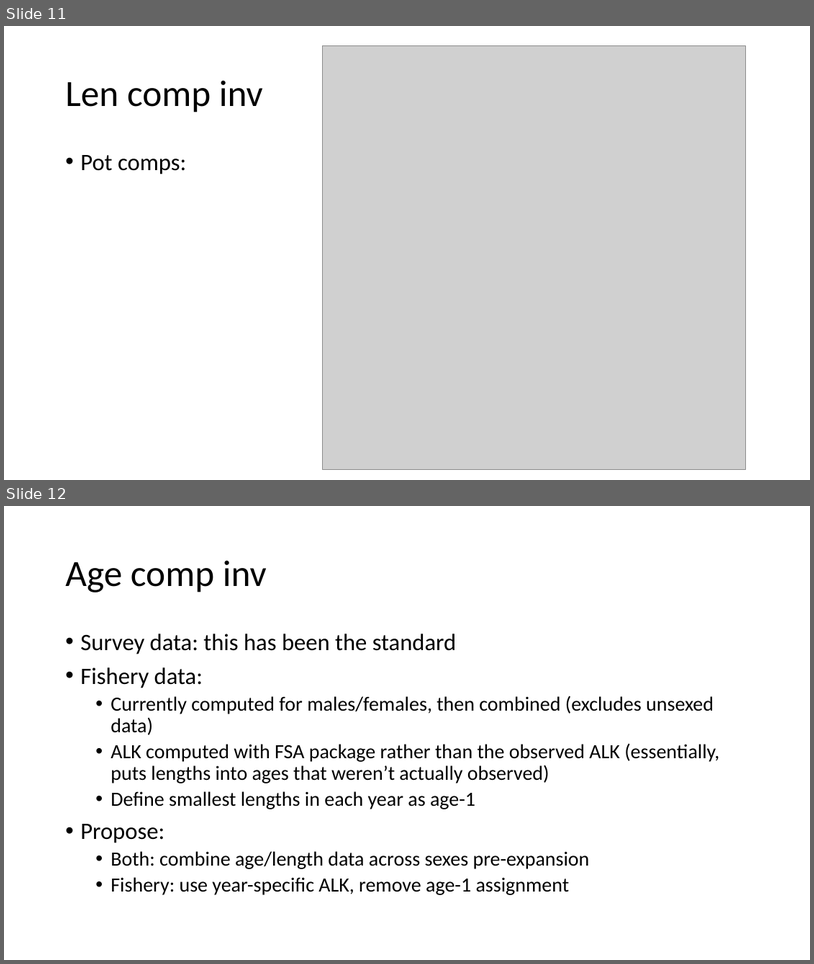
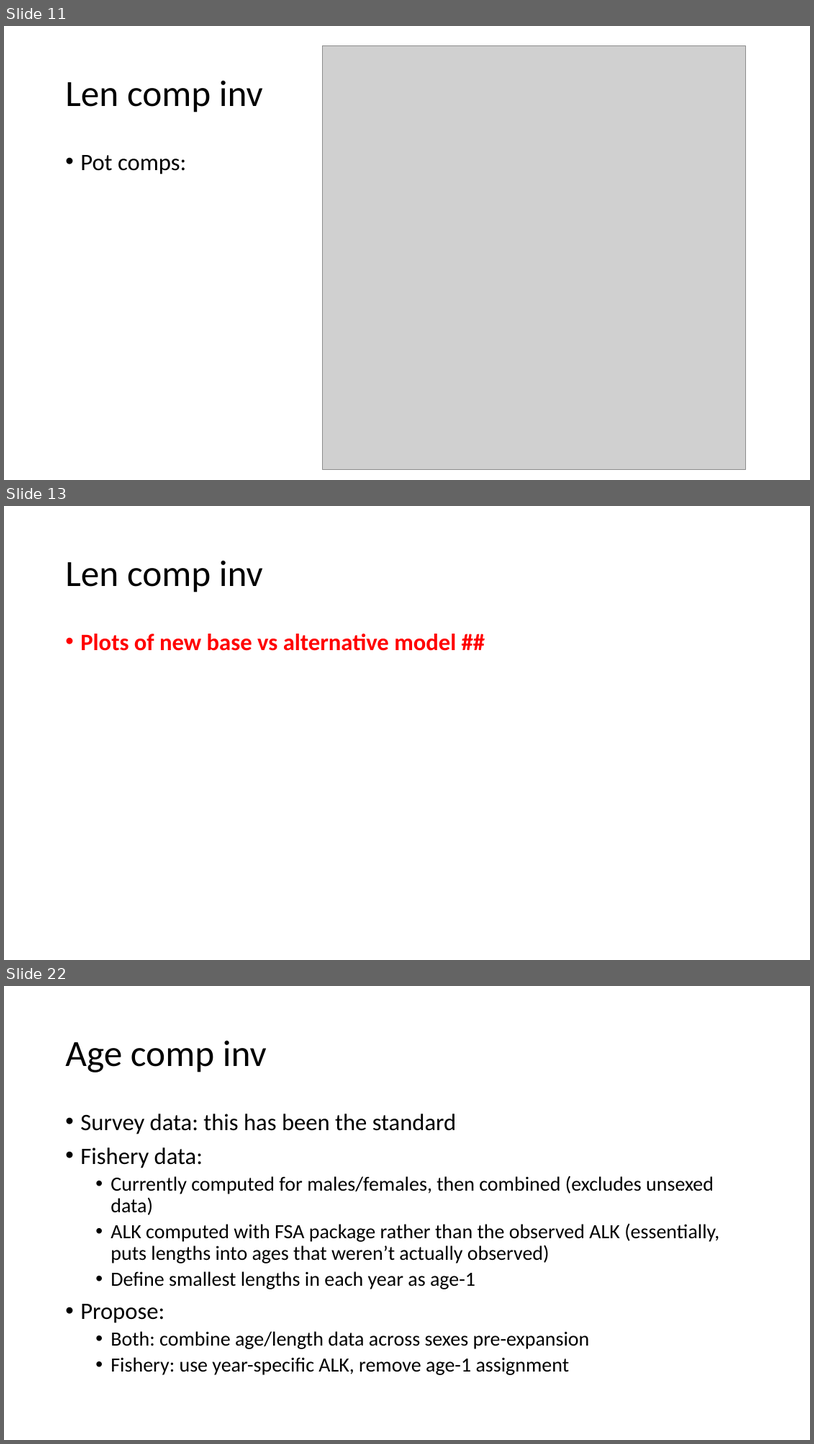
Before and after one commit to pete-hulson/goa_pcod, a slide deck: 2024/presentation/sept_pt/sept_pt_notes.pptx. Shown one above the other, each under a label of ours: slides 11 and 12 before the commit, slides 11, 13 and 22 after it; the slides between them are not shown. The pictures are 814x964 and 814x1444 pixels, drawn with LibreOffice and Linux fonts; fonts in the diff are those of the drawing; grey boxes stand for pictures. Boxes give left, top, right and bottom in pixels: in the first picture for what was removed or moved away, otherwise in the second. Text is boxed around its words. In the diff, an @@ line names an element or a change of style, - is before the commit and + after.

Commit message:
add srv bin plots

```diff
--- a/2024/presentation/sept_pt/sept_pt_notes.pptx
+++ b/2024/presentation/sept_pt/sept_pt_notes.pptx
@@ slide 13 added at [4, 506, 810, 960], background #FFFFFF @@
@@ title added at [65, 560, 263, 592], 44 pt, text #000000 @@
+Len comp inv
@@ text added at [80, 633, 456, 651], 28 pt, text #FF0000, bold @@
+• Plots of new base vs alternative model ##
@@ what was slide 12 is now slide 22 @@
```
Also in this commit, not shown: 9 other slides added, 3 other files.
